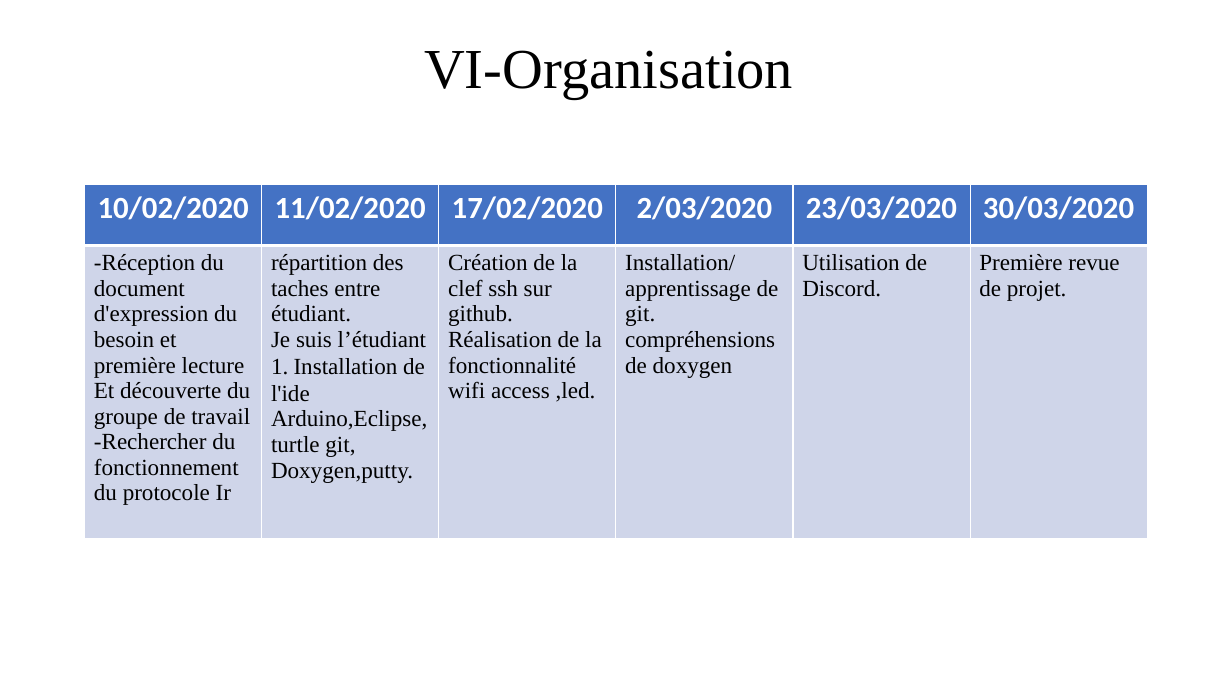
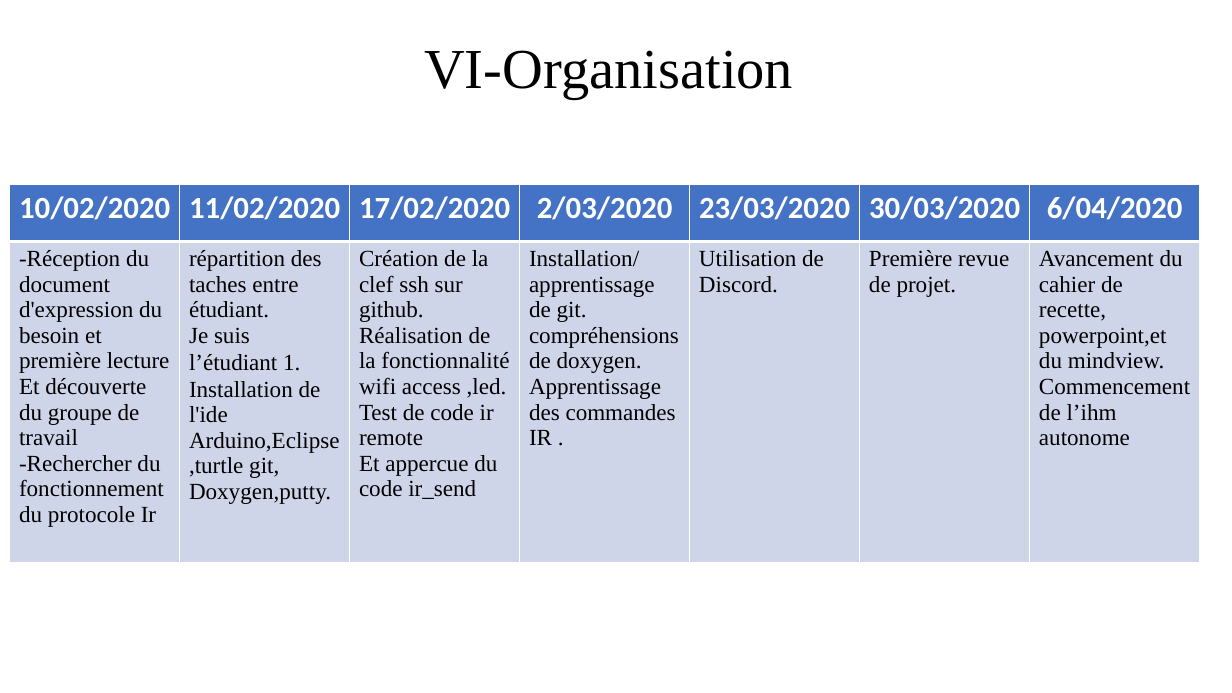
Before and after one commit to BtsSnirGpe/2020csg1, a slide deck: slide 12 of e1/doc/2020_csg1-cdc-E1-rev-1.pptx. Drawn at 1232x693 pixels with LibreOffice and Linux fonts; fonts in the diff are those of the drawing. Boxes give left, top, right and bottom in pixels: in the first picture for what was removed or moved away, otherwise in the second. Text is boxed around its words. In the diff, an @@ line names an element or a change of style, - is before the commit and + after.

Commit message:
rev

```diff
--- a/e1/doc/2020_csg1-cdc-E1-rev-1.pptx
+++ b/e1/doc/2020_csg1-cdc-E1-rev-1.pptx
@@ table at (10,185,1201,584) @@
-column 3, row 2: Création de la clef ssh sur github. / Réalisation de la fonctionnalité wifi access ,led.
+column 3, row 2: Création de la clef ssh sur github. / Réalisation de la fonctionnalité wifi access ,led. / Test de code ir remote / Et appercue du code ir_send
-column 4, row 2: Installation/apprentissage de git. / compréhensions de doxygen
+column 4, row 2: Installation/apprentissage de git. / compréhensions de doxygen. / Apprentissage des commandes IR .
+column 7: 6/04/2020 | Avancement du cahier de recette, / powerpoint,et du mindview. / Commencement de l’ihm autonome
@@ table: place and size @@
-table at (85,185,1150,560)
+table at (10,185,1201,584)
```
